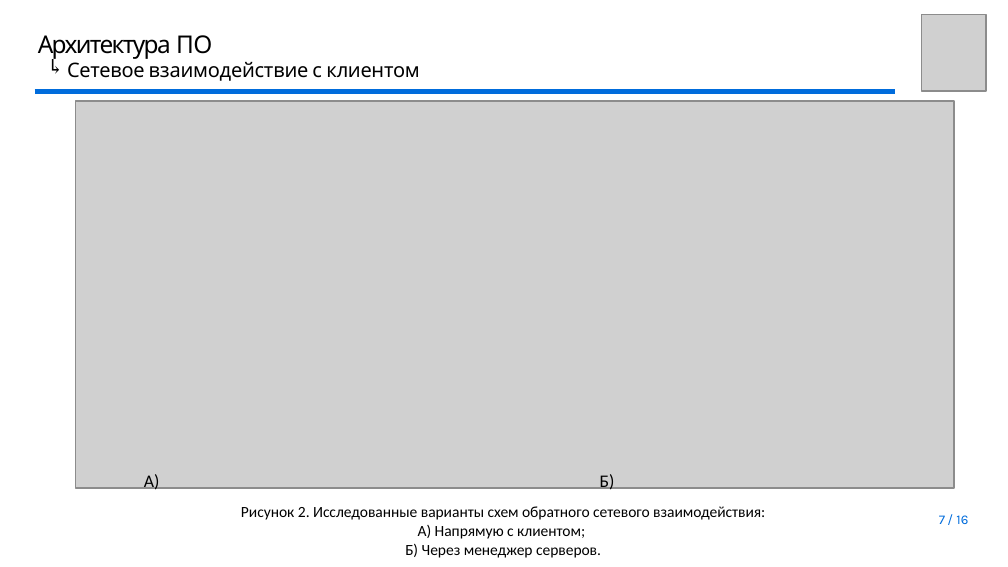
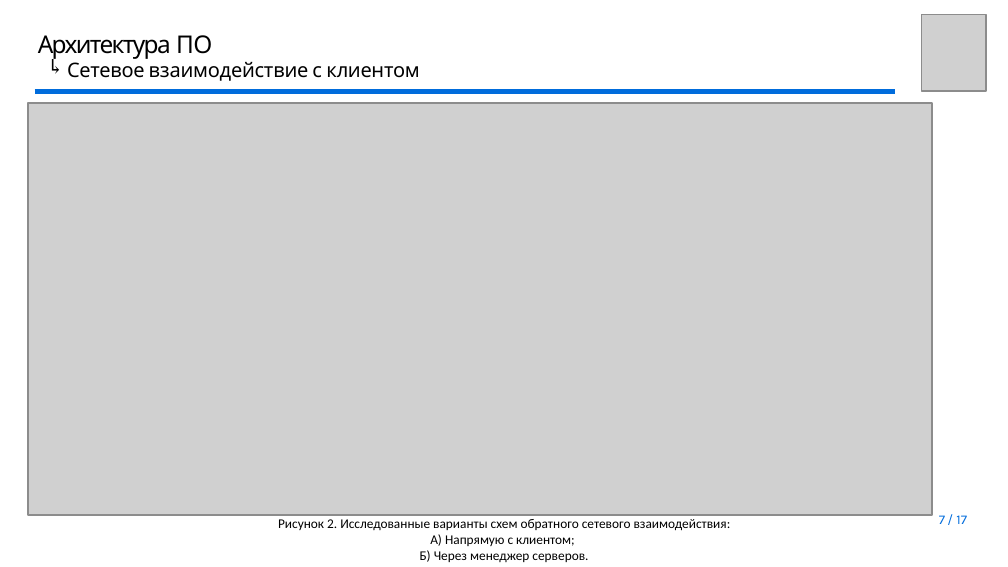
Before and after one commit to youngB0rrov/bmstu_doc, a slide deck: slide 7 of Master/Diploma/presentation/Презентация.pptx. Drawn at 1008x567 pixels with LibreOffice and Linux fonts; fonts in the diff are those of the drawing; grey boxes stand for pictures; background and template pictures are left out. Boxes give left, top, right and bottom in pixels: in the first picture for what was removed or moved away, otherwise in the second. Text is boxed around its words. In the diff, an @@ line names an element or a change of style, - is before the commit and + after.

```diff
--- a/Master/Diploma/presentation/Презентация.pptx
+++ b/Master/Diploma/presentation/Презентация.pptx
@@ picture: place and size @@
-picture at (75, 101, 954, 487)
+picture at (29, 102, 931, 514)
@@ text removed at (144, 474, 160, 493) @@
-А)
@@ text removed at (600, 474, 615, 493) @@
-Б)
@@ text "Рисунок 2. Исследованные варианты схем ...": place and size @@
-text "Рисунок 2. Исследованные варианты схем ..." at (241, 506, 765, 558)
+text "Рисунок 2. Исследованные варианты схем ..." at (278, 519, 731, 562)
@@ text "Рисунок 2. Исследованные варианты схем ..." at (278, 519, 731, 562): size 7 to 6 pt @@
@@ page number at (939, 515, 967, 524): text changed @@
-7 / 16
+7 / 17
```
Also in this commit, not shown: 4 other slides changed, 1 slide added, 1 other file.
